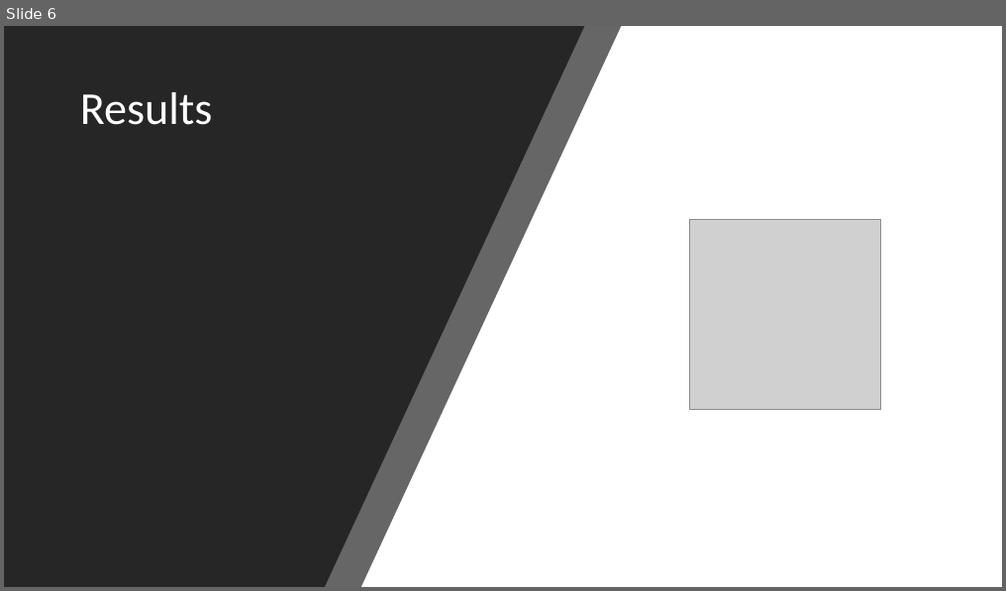
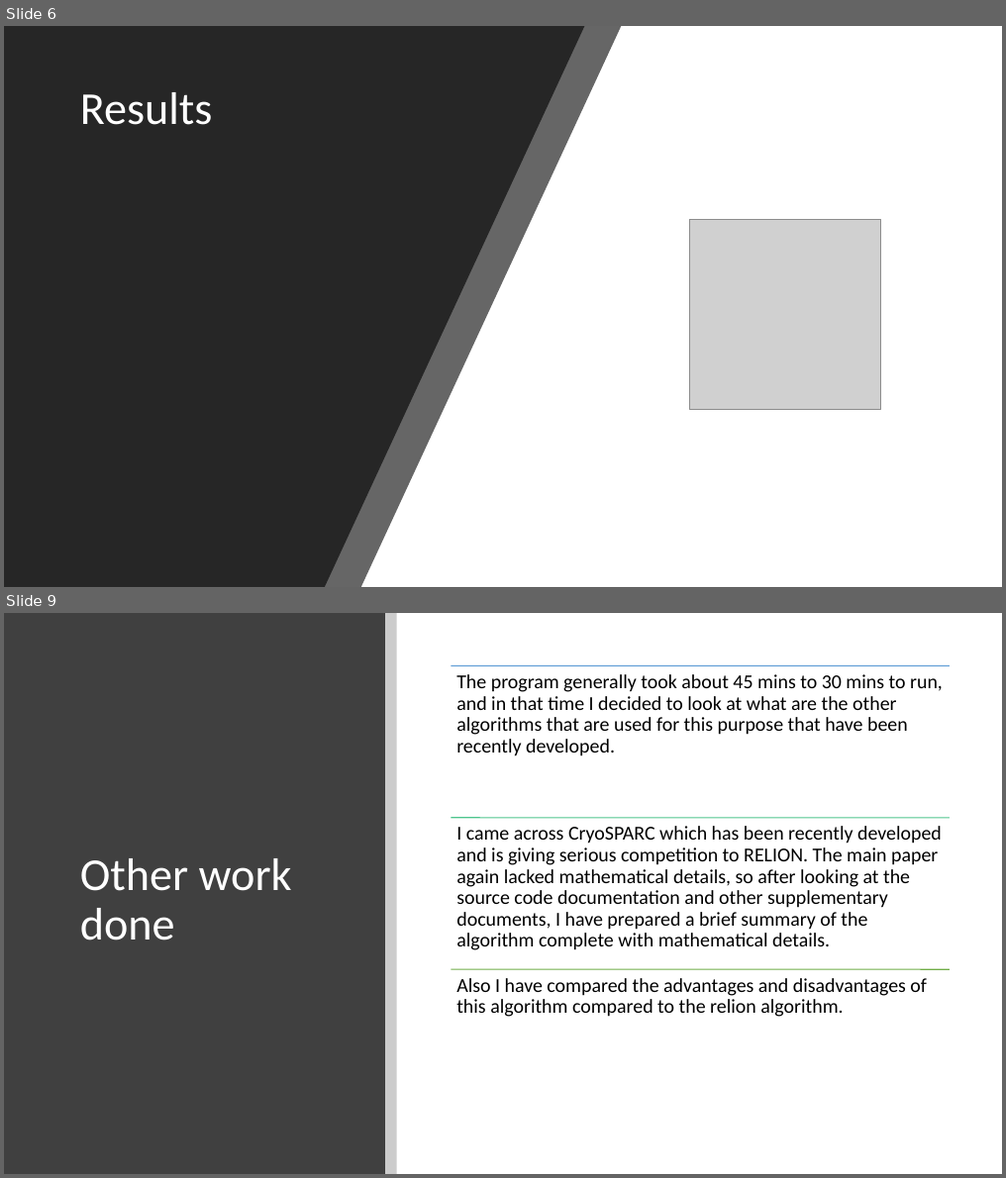
Before and after one commit to arunabh98/EPFL-CryoEM, a slide deck: Project Status 3.pptx. Shown one above the other, each under a label of ours: slide 6 before the commit, slides 6 and 9 after it; the slides between them are not shown. The pictures are 1006x591 and 1006x1178 pixels, drawn with LibreOffice and Linux fonts; fonts in the diff are those of the drawing; grey boxes stand for pictures. Boxes give left, top, right and bottom in pixels: in the first picture for what was removed or moved away, otherwise in the second. Text is boxed around its words. In the diff, an @@ line names an element or a change of style, - is before the commit and + after.

Commit message:
Make final presentation

```diff
--- a/Project Status 3.pptx
+++ b/Project Status 3.pptx
@@ slide 9 added at <box>4,613,1002,1174</box>, background #FFFFFF @@
@@ rectangle added at <box>4,613,385,1174</box>, fill #404040 @@
@@ rectangle added at <box>385,613,397,1174</box>, fill #000000 at 20% opacity @@
@@ title added at <box>80,859,292,941</box>, 44 pt, text #FFFFFF @@
+Other work done
@@ group added at <box>450,666,949,1017</box>: 3 lines, 3 texts @@
+The program generally took about 45 mins to 30 mins to run, and in that time I decided to look at what are the other algorithms that are used for this purpose that have been recently developed.
+I came across CryoSPARC which has been recently developed and is giving serious competition to RELION. The main paper again lacked mathematical details, so after looking at the source code documentation and other supplementary documents, I have prepared a brief summary of the algorithm complete with mathematical details.
+Also I have compared the advantages and disadvantages of this algorithm compared to the relion algorithm.
```
Also in this commit, not shown: 1 slide changed, 2 other slides added, 1 slide removed.
